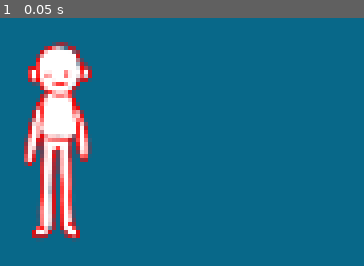
Above: before the commit, frame 1.
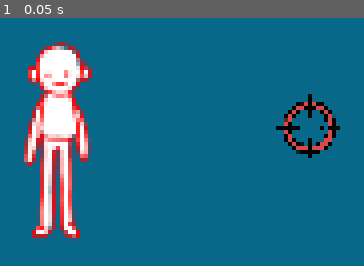
Above: after the commit, the same moment.

Repository: ArtronicsGame/Heroes
Game: Godot game, scene res://Scenes/MasterPlayer.tscn
Two runs of this game, one before a commit and one after it. Both use one fixed random seed, a clock stepped at 60 frames per second and the inputs below. This scene is started directly instead of the project's main scene.
Inputs:
- Up to frame 1 (0.05 s): no input

The runs differ from the first frame. In frame 1, 1.6% of the frame differs, in the area x 75-94%, y 30-57%.

Commit message:
Aiming added

Diff:
--- a/Scenes/MasterPlayer.tscn
+++ b/Scenes/MasterPlayer.tscn
@@ -1,10 +1,12 @@
-[gd_scene load_steps=2 format=2]
+[gd_scene load_steps=4 format=2]
 
 [ext_resource path="res://Scenes/SlavePlayer.tscn" type="PackedScene" id=1]
+[ext_resource path="res://Scripts/MasterPlayer.gd" type="Script" id=2]
+[ext_resource path="res://Sprits/aim.png" type="Texture" id=3]
 
-[node name="Area2D" instance=ExtResource( 1 )]
-_sections_unfolded = [ "Script", "Transform", "Z Index" ]
-updateInterval = 30
+[node name="Area2D" index="0" instance=ExtResource( 1 )]
+script = ExtResource( 2 )
+_sections_unfolded = [ "Script", "Transform", "Z Index", "script" ]
 
 [node name="AnimatedSprite" parent="." index="0"]
 z_as_relative = false
@@ -39,3 +41,10 @@
 editor_draw_limits = true
 editor_draw_drag_margin = true
 _sections_unfolded = [ "Editor", "Transform", "Z Index" ]
+
+[node name="Aim" type="Sprite" parent="." index="3"]
+position = Vector2( 1.33936, -44.19 )
+scale = Vector2( 0.05, 0.05 )
+texture = ExtResource( 3 )
+offset = Vector2( 2000, 7.62939e-05 )
+_sections_unfolded = [ "Offset", "Transform" ]
--- a/Scenes/Panel.tscn
+++ b/Scenes/Panel.tscn
@@ -14,19 +14,19 @@
 "_edit_vertical_guides_": [ 512.0 ]
 }
 
-[node name="UDPConnection" parent="." instance=ExtResource( 2 )]
+[node name="UDPConnection" parent="." index="0" instance=ExtResource( 2 )]
 
-[node name="YSort" type="YSort" parent="."]
+[node name="YSort" type="YSort" parent="." index="1"]
 sort_enabled = true
 _sections_unfolded = [ "Sort", "Transform", "Z Index" ]
 
-[node name="Tree" type="Sprite" parent="YSort"]
+[node name="Tree" type="Sprite" parent="YSort" index="0"]
 position = Vector2( 338.623, 22.7256 )
 texture = ExtResource( 3 )
 centered = false
 offset = Vector2( -281.018, -552.726 )
 _sections_unfolded = [ "Offset", "Region", "Transform", "Z Index" ]
 
-[node name="Logic" parent="." instance=ExtResource( 4 )]
+[node name="Logic" parent="." index="2" instance=ExtResource( 4 )]
 
 [connection signal="on_message_received" from="UDPConnection" to="Logic" method="_on_message"]
--- a/Scenes/SlavePlayer.tscn
+++ b/Scenes/SlavePlayer.tscn
@@ -1,6 +1,6 @@
 [gd_scene load_steps=46 format=2]
 
-[ext_resource path="res://Scripts/Player.gd" type="Script" id=1]
+[ext_resource path="res://Scripts/SlavePlayer.gd" type="Script" id=1]
 [ext_resource path="res://Characters/dummy/West/Walking/West Frame 1.png" type="Texture" id=2]
 [ext_resource path="res://Characters/dummy/West/Walking/West Frame 2.png" type="Texture" id=3]
 [ext_resource path="res://Characters/dummy/West/Walking/West Frame 3.png" type="Texture" id=4]
@@ -43,6 +43,7 @@
 [ext_resource path="res://Characters/dummy/Standing/up-right.png" type="Texture" id=41]
 [ext_resource path="res://Characters/dummy/Standing/right.png" type="Texture" id=42]
 [ext_resource path="res://Characters/dummy/Standing/down.png" type="Texture" id=43]
+
 
 [sub_resource type="SpriteFrames" id=1]
 
--- /dev/null
+++ b/Scripts/MasterPlayer.gd
@@ -0,0 +1,68 @@
+extends Area2D
+
+export (int) var speed  # How fast the player will move (pixels/sec).
+var screensize  # Size of the game window.
+var deltaT = 0
+
+export (int) var updateInterval = 500
+var lastSend
+var lastAngle
+var lastPos
+var secondSame = false
+
+var angle = Vector2(0, 1)
+
+signal master_position_changed(newPos, newRotation)
+
+func _ready():
+	screensize = get_viewport_rect().size
+	set_process(true)
+	$AnimatedSprite.play();
+	lastSend = OS.get_ticks_msec()
+
+func _process(delta):
+	deltaT = delta
+	var now = OS.get_ticks_msec()
+	if now - lastSend > updateInterval:
+		lastSend = now
+		if lastPos == position and lastAngle == angle:
+			if !secondSame:
+				secondSame = true
+				emit_signal("master_position_changed", position, angle)
+		else:
+			secondSame = false
+			lastPos = position
+			lastAngle = angle
+			emit_signal("master_position_changed", position, angle)
+
+func move(movementVector):
+	var velocity = movementVector.normalized() * 0.5
+	angle = velocity
+	velocity += movementVector.normalized() * ((movementVector.length() - 20) / 80)
+	print(str(rad2deg($Aim.rotation)) + " : " + str(movementVector.normalized().x) + ", " + str(movementVector.normalized().y))
+	$Aim.rotation = atan2(velocity.x, -velocity.y) - deg2rad(90)
+	if movementVector.length() > 20:
+		position += velocity * speed * deltaT
+
+	if velocity.x > 0.3 && movementVector.length() > 20:
+		if velocity.y > 0.3:
+			$AnimatedSprite.animation = "down-right"
+		elif velocity.y < -0.3:
+			$AnimatedSprite.animation = "up-right"
+		else:
+			$AnimatedSprite.animation = "right"
+	elif velocity.x < -0.3 && movementVector.length() > 20:
+		if velocity.y > 0.3:
+			$AnimatedSprite.animation = "down-left"
+		elif velocity.y < -0.3:
+			$AnimatedSprite.animation = "up-left"
+		else:
+			$AnimatedSprite.animation = "left"
+	else:
+		if velocity.y > 0.3 && movementVector.length() > 20:
+			$AnimatedSprite.animation = "down"
+		elif velocity.y < -0.3 && movementVector.length() > 20:
+			$AnimatedSprite.animation = "up"
+		else:
+			if $AnimatedSprite.animation.find("stand") == -1:
+				$AnimatedSprite.animation = $AnimatedSprite.animation + "-stand"
--- a/project.godot
+++ b/project.godot
@@ -22,6 +22,7 @@
 config/name="Heroes"
 run/main_scene="res://Scenes/Panel.tscn"
 boot_splash/image="res://icon.png"
+boot_splash/fullsize=false
 config/icon="res://icon.png"
 
 [display]
Renamed: Scripts/Player.gd -> Scripts/SlavePlayer.gd
Binary file added: Sprits/aim.png
Not shown, added: Sprits/aim.png.import
